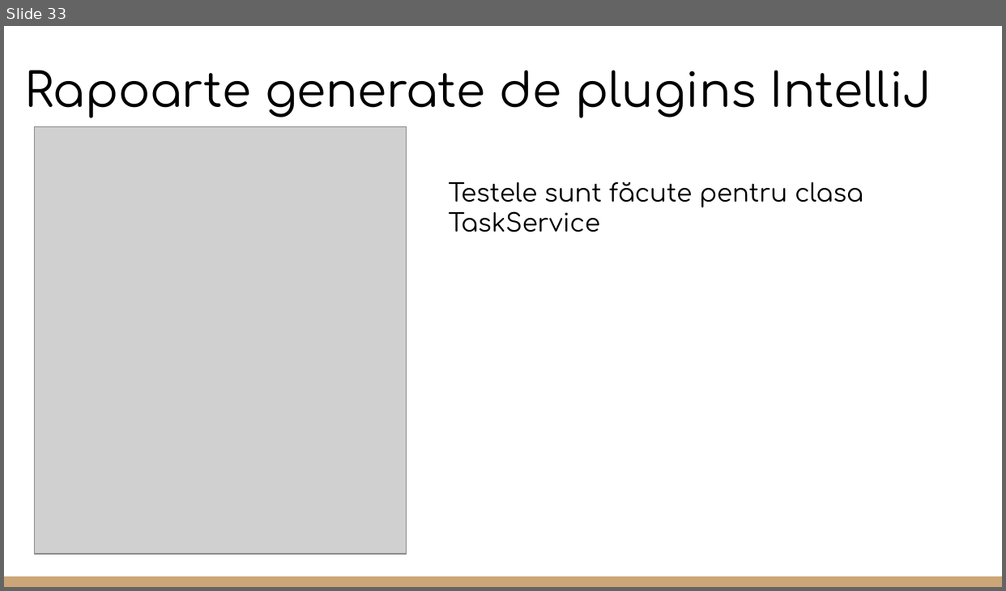
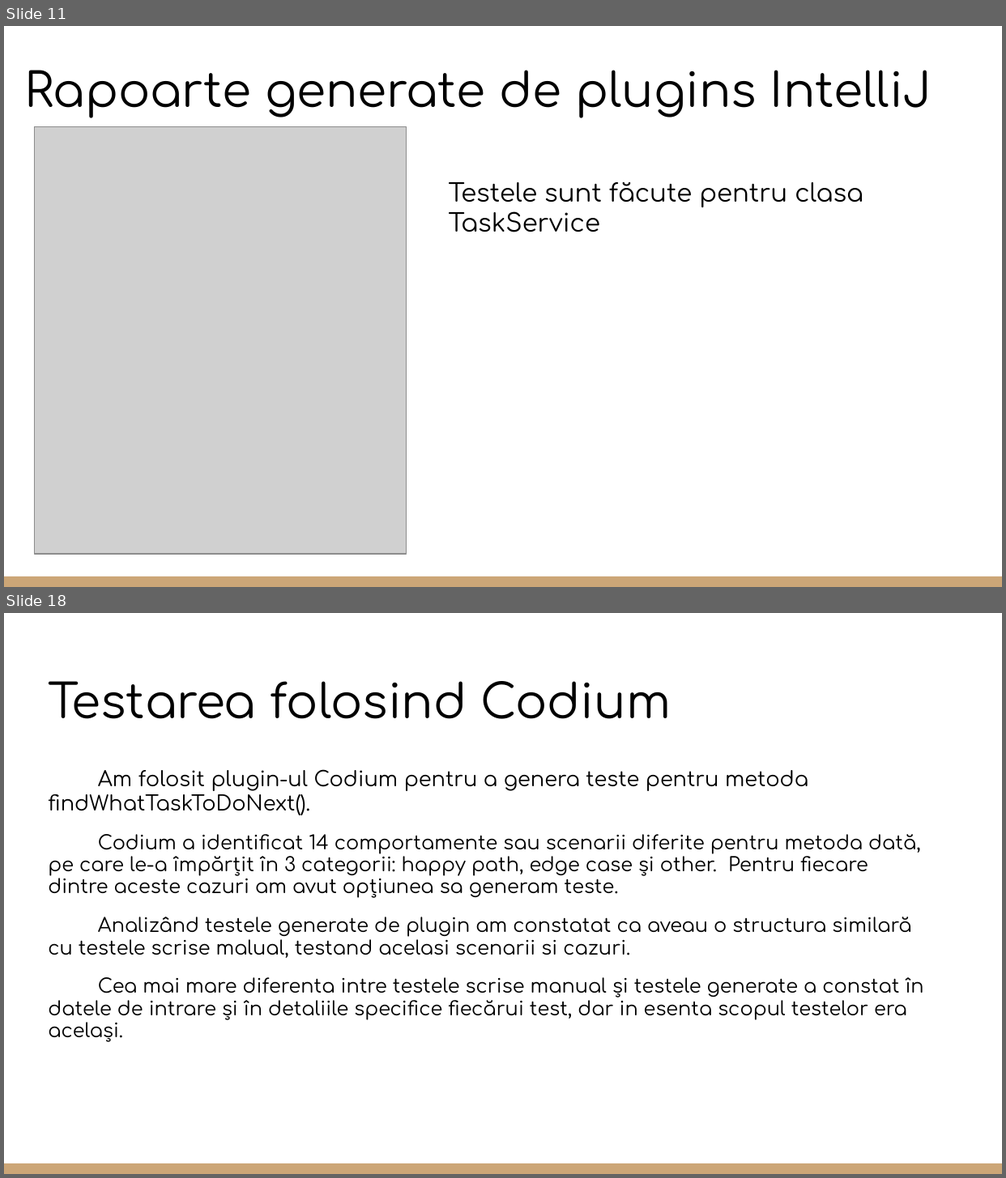
Before and after one commit to CoCodrilo1710/Proiect_TSS, a slide deck: Testare Unitara in Java.pptx. Shown one above the other, each under a label of ours: slide 33 before the commit, slides 11 and 18 after it; the slides between them are not shown. The pictures are 1006x591 and 1006x1178 pixels, drawn with LibreOffice and Linux fonts; fonts in the diff are those of the drawing; grey boxes stand for pictures. Boxes give left, top, right and bottom in pixels: in the first picture for what was removed or moved away, otherwise in the second. Text is boxed around its words. In the diff, an @@ line names an element or a change of style, - is before the commit and + after.

```diff
--- a/Testare Unitara in Java.pptx
+++ b/Testare Unitara in Java.pptx
@@ slide 18 added at <box>4,613,1002,1174</box>, background #FFFFFF; not listed: 1 template element that a slide beside it also shows @@
@@ title added at <box>48,681,671,719</box>, 34 pt, text #000000 @@
+Testarea folosind Codium
@@ text added at <box>48,769,924,1042</box>, 14 pt, text #000000 @@
+Am folosit plugin-ul Codium pentru a genera teste pentru metoda findWhatTaskToDoNext().
+Codium a identificat 14 comportamente sau scenarii diferite pentru metoda dată, pe care le-a împărțit în 3 categorii: happy path, edge case și other. Pentru fiecare dintre aceste cazuri am avut opțiunea sa generam teste.
+Analizând testele generate de plugin am constatat ca aveau o structura similară cu testele scrise malual, testand acelasi scenarii si cazuri.
+Cea mai mare diferenta intre testele scrise manual și testele generate a constat în datele de intrare și în detaliile specifice fiecărui test, dar in esenta scopul testelor era același.
@@ what was slide 33 is now slide 11 @@
```
Also in this commit, not shown: 12 other slides added, 40 slides removed, 1 other file.
